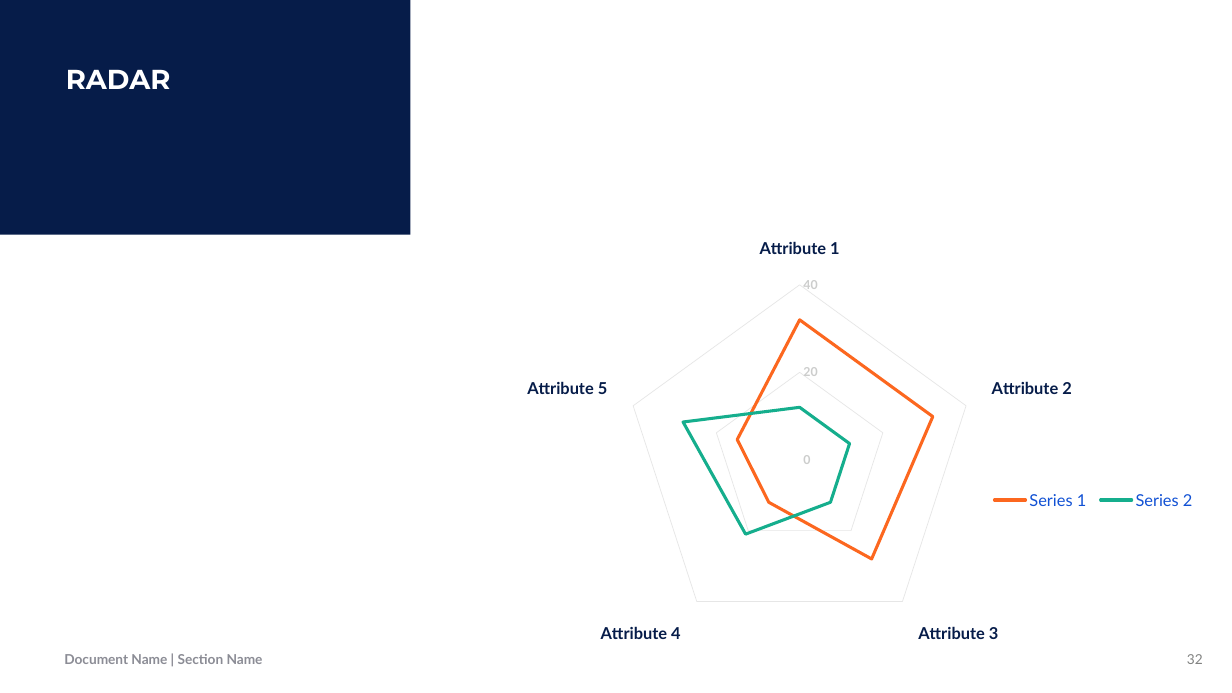
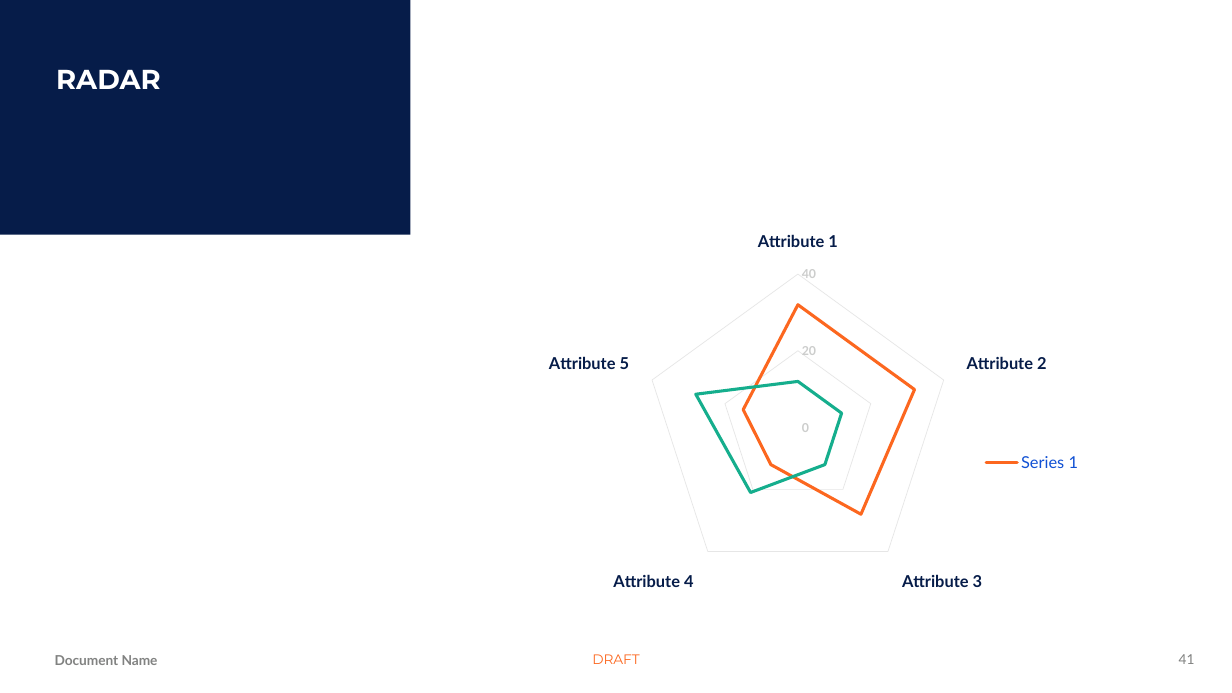
Before and after one commit to Jamison413/kevmaitland-PoshAnt, a slide deck: slide 41 of Intune-WinApp/OfficeThemes/Blank.potx (slide 32 before the commit). Drawn at 1232x693 pixels with LibreOffice and Linux fonts; fonts in the diff are those of the drawing; background and template pictures are left out. Boxes give left, top, right and bottom in pixels: in the first picture for what was removed or moved away, otherwise in the second. Text is boxed around its words. In the diff, an @@ line names an element or a change of style, - is before the commit and + after.

```diff
--- a/Intune-WinApp/OfficeThemes/Blank.potx
+++ b/Intune-WinApp/OfficeThemes/Blank.potx
@@ text "RADAR" at (56,69,161,89): more space between paragraphs @@
@@ radar chart: place and size @@
-radar chart at (341,195,1232,652)
+radar chart at (433,188,1163,599)
@@ text added at (55,655,158,665), 10 pt, text #818281, bold @@
+Document Name
@@ text removed at (64,654,263,664) @@
-Document Name | Section Name
@@ text added at (592,654,639,664), 10 pt, text #FC671F @@
+DRAFT
@@ page number added at (1179,654,1195,664), 10 pt, text #818281 @@
+41
@@ page number removed at (1187,654,1203,664) @@
-32
```
Also in this commit, not shown: 26 other slides changed, 60 slides added, 38 slides removed, 2 other files.
